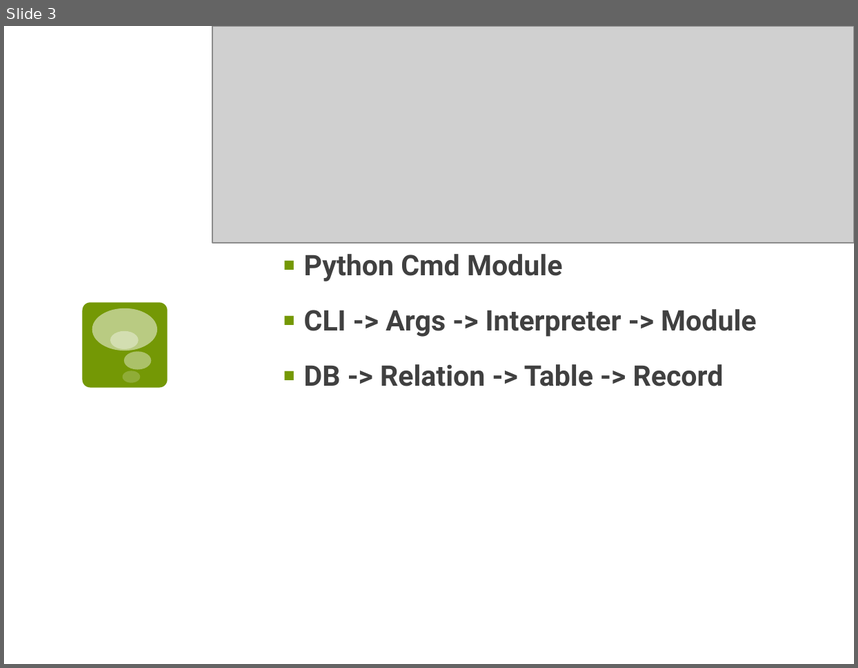
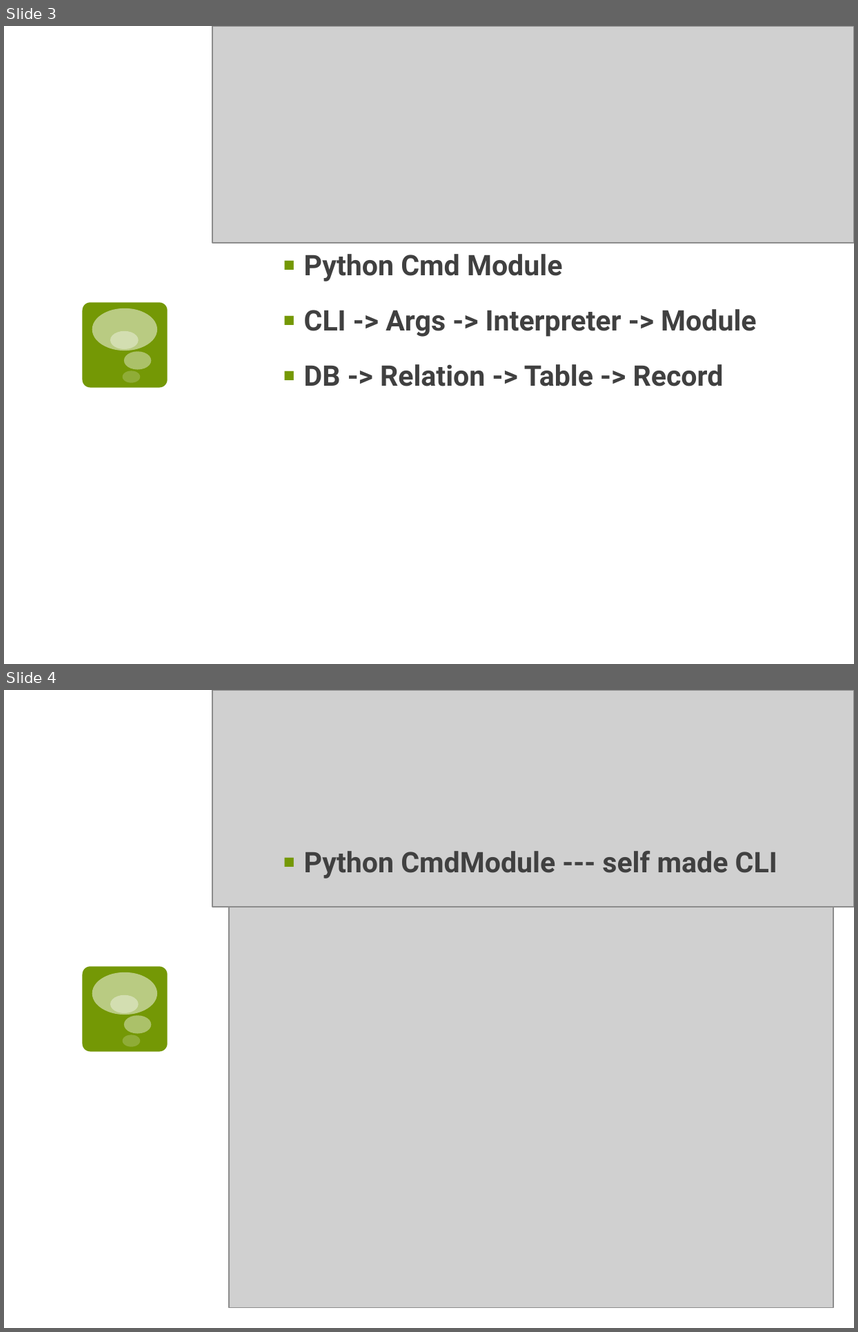
Before and after one commit to geniousisme/PySQL, a slide deck: PySQL_Intro.pptx. Shown one above the other, each under a label of ours: slide 3 before the commit, slides 3 and 4 after it. The pictures are 858x668 and 858x1332 pixels, drawn with LibreOffice and Linux fonts; fonts in the diff are those of the drawing; grey boxes stand for pictures. Boxes give left, top, right and bottom in pixels: in the first picture for what was removed or moved away, otherwise in the second. Text is boxed around its words. In the diff, an @@ line names an element or a change of style, - is before the commit and + after.

```diff
--- a/PySQL_Intro.pptx
+++ b/PySQL_Intro.pptx
@@ slide 4 added at <box>4,690,854,1328</box>, background #FFFFFF; not listed: 5 template elements that a slide beside it also shows @@
@@ picture added at <box>212,690,854,907</box> @@
@@ text added at <box>304,851,777,878</box>, 24 pt, text #404040, bold @@
+▪ Python CmdModule --- self made CLI
@@ picture added at <box>229,907,833,1307</box> @@
```
Also in this commit, not shown: 3 slides changed, 7 other slides added, 20 other files.
